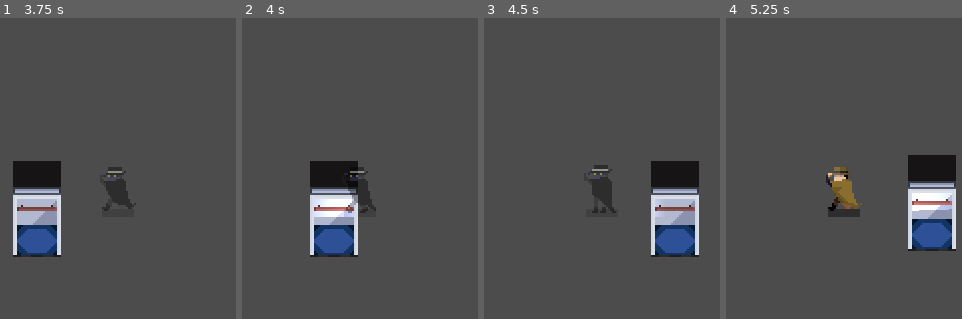
Above: before the commit, frames 1-4 (left to right).
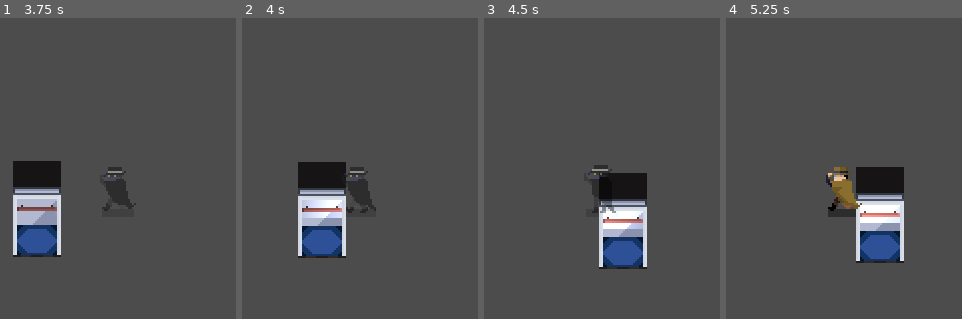
Above: after the commit, the same moments.

Repository: Cabidge/SGD1
Game: Godot game, scene res://assets/elevator/enter/EnterElevator.tscn
The game is run twice, just before and just after one commit, with the same random seed, the same clock (stepped at 60 frames per second) and the same inputs. This scene is started directly instead of the project's main scene. The engine's default icon, where the game draws it, is replaced by a stand-in: a white triangle on a blue panel in a dark square.
Inputs (mouse positions are in pixels of both pictures, inside the frame that each line leads up to):
- Up to frame 1 (3.75 s): move the mouse to (outside the picture) at 0.52 s; press the mouse at (outside the picture) at 0.53 s; hold D (move_right) 0.53-1.28 s; move the mouse to (outside the picture) at 1.27 s; release the mouse at (outside the picture) at 1.28 s; hold S (move_down) 1.28-2.03 s; right-click (outside the picture) at 1.35 s; move the mouse to (179, 114) at 2.02 s; press the mouse at (179, 114) at 2.03 s; hold D (move_right) 2.03-2.78 s; move the mouse to (87, 258) at 2.77 s; release the mouse at (87, 258) at 2.78 s; hold W (move_up) 2.78-3.53 s; right-click (87, 258) at 2.85 s; move the mouse to (outside the picture) at 3.52 s; press the mouse at (outside the picture) at 3.53 s; hold A (move_left) from 3.53 s (still down)
- Up to frame 2 (4 s): keep holding A (move_left)
- Up to frame 3 (4.5 s): keep holding A (move_left); move the mouse to (outside the picture) at 4.27 s; release the mouse at (outside the picture) at 4.28 s; right-click (outside the picture) at 4.35 s
- Up to frame 4 (5.25 s): move the mouse to (874, 189) at 5.02 s; release A (move_left) at 5.03 s; press the mouse at (874, 189) at 5.03 s; hold S (move_down) from 5.03 s (still down)

Frame 1 is identical in both runs. In frame 2, 5.0% of the frame differs, in the area x 23-50%, y 47-80%; in frame 3, 13%; in frame 4, 13%, in the area x 55-98%, y 45-82%.

Commit message:
Added back wall

Diff:
--- a/assets/elevator/enter/EnterElevator.tscn
+++ b/assets/elevator/enter/EnterElevator.tscn
@@ -38,6 +38,9 @@
 } ]
 }
 
+[sub_resource type="RectangleShape2D" id=2]
+extents = Vector2( 10, 3 )
+
 [node name="EnterElevator" type="Node2D"]
 script = ExtResource( 2 )
 
@@ -50,3 +53,9 @@
 
 [node name="SpawnPosition" type="Position2D" parent="."]
 position = Vector2( 0, -6 )
+
+[node name="StaticBody2D" type="StaticBody2D" parent="."]
+
+[node name="CollisionShape2D" type="CollisionShape2D" parent="StaticBody2D"]
+position = Vector2( 0, -19 )
+shape = SubResource( 2 )
Not shown: 1 places in assets/elevator/enter/EnterElevator.tscn that only renumber resources
